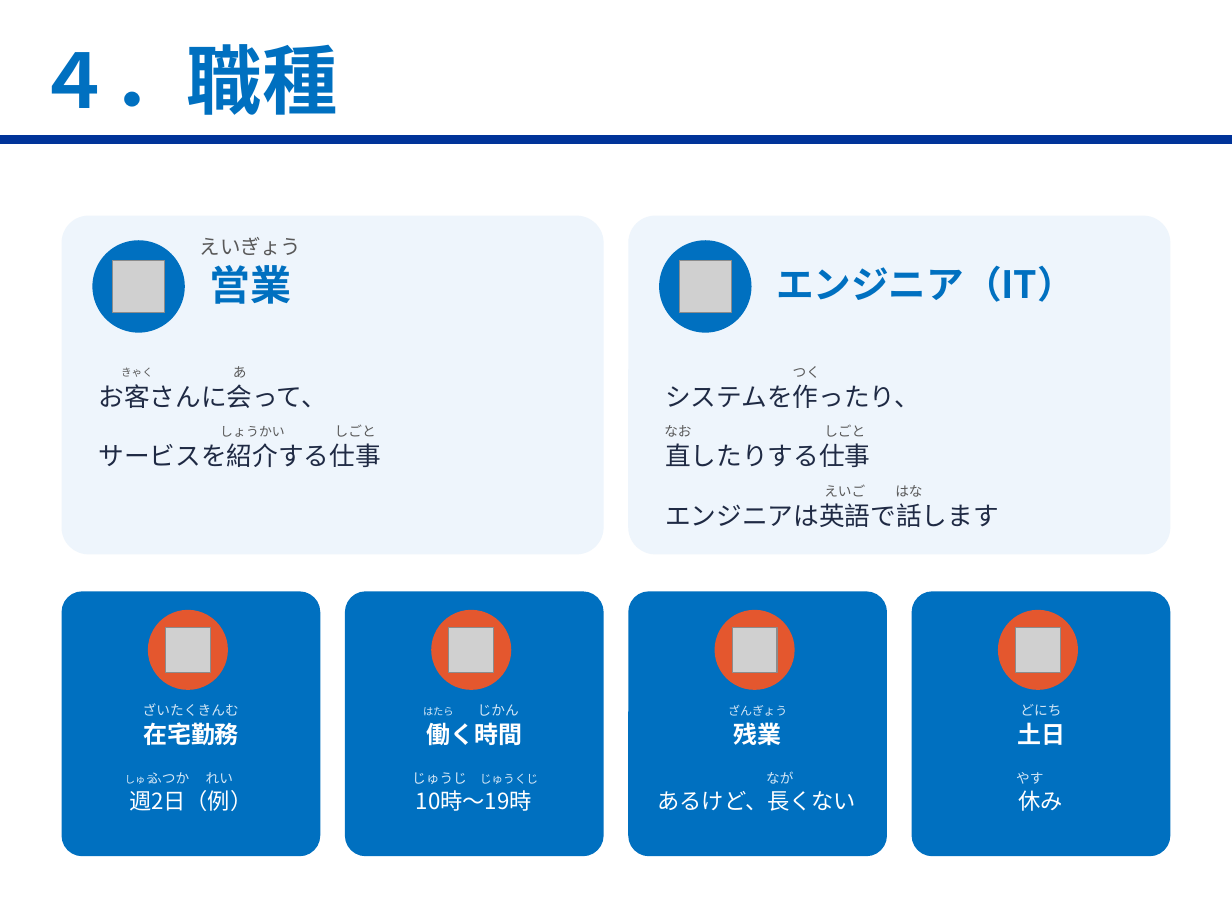
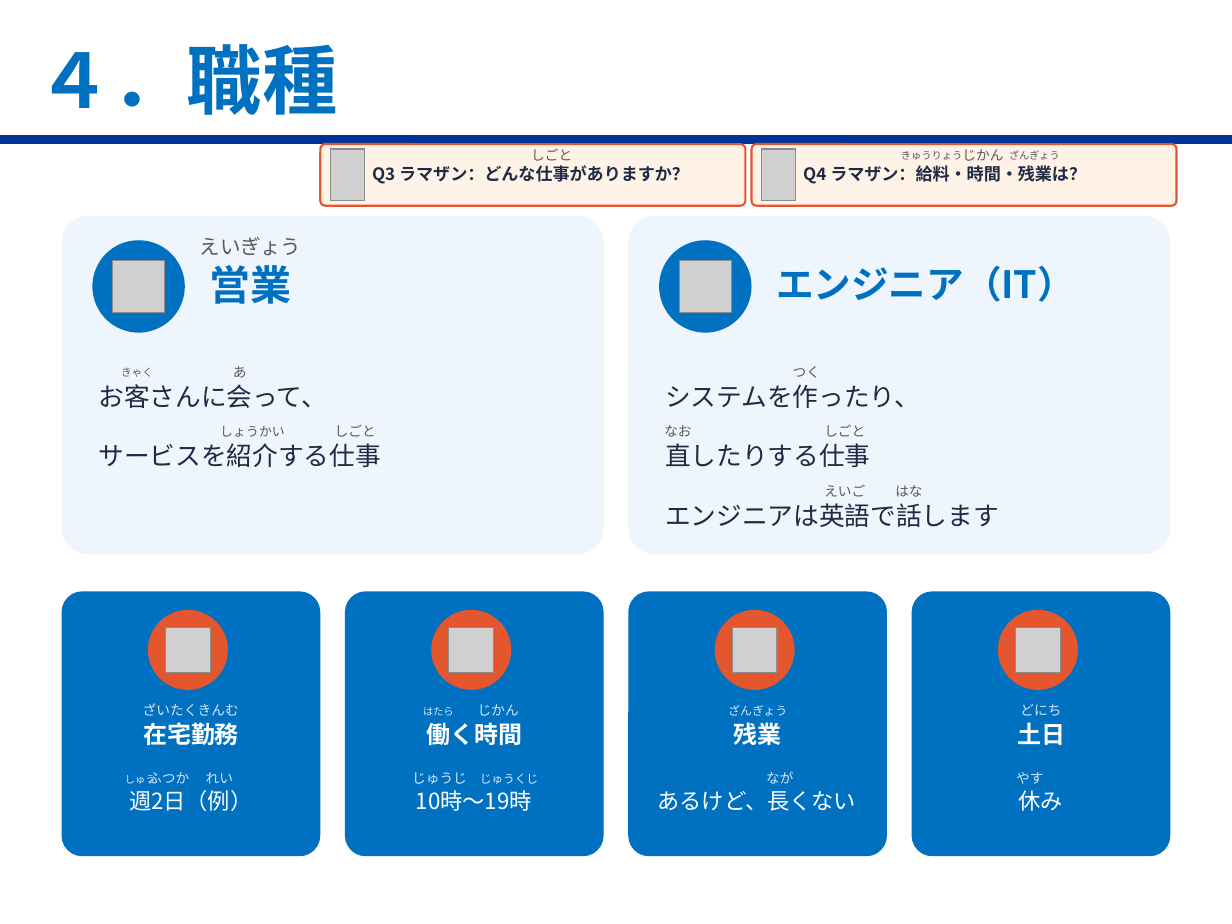
Before and after one commit to ramazandogna/pixel-powerpoint, a slide deck: slide 5 of 企業研究_HENNGE_第1回-1.pptx. Drawn at 1232x924 pixels with LibreOffice and Linux fonts; fonts in the diff are those of the drawing; grey boxes stand for pictures; background and template pictures are left out. Boxes give left, top, right and bottom in pixels: in the first picture for what was removed or moved away, otherwise in the second. Text is boxed around its words. In the diff, an @@ line names an element or a change of style, - is before the commit and + after.

```diff
--- a/企業研究_HENNGE_第1回-1.pptx
+++ b/企業研究_HENNGE_第1回-1.pptx
@@ rounded rectangle added at bbox=[320, 144, 745, 206], fill #FFF3E8, outline #E4572E 1.25 pt @@
@@ picture added at bbox=[330, 149, 365, 201] @@
@@ text added at bbox=[531, 148, 572, 161], 8 pt, text #595959 @@
+しごと
@@ rounded rectangle added at bbox=[752, 144, 1177, 206], fill #FFF3E8, outline #E4572E 1.25 pt @@
@@ picture added at bbox=[761, 149, 796, 201] @@
@@ text added at bbox=[962, 149, 1003, 161], 8 pt, text #595959 @@
+じかん
@@ text added at bbox=[372, 165, 689, 184], 10 pt, text #1F2A44, bold @@
+Q3 ラマザン：どんな仕事がありますか？
@@ text added at bbox=[803, 165, 1086, 184], 10 pt, text #1F2A44, bold @@
+Q4 ラマザン：給料・時間・残業は？
@@ text added at bbox=[901, 151, 963, 160], 6 pt, text #595959 @@
+きゅうりょう
@@ text added at bbox=[1009, 150, 1060, 160], 6 pt, text #595959 @@
+ざんぎょう
```
Also in this commit, not shown: 3 other slides changed, 2 other files.
